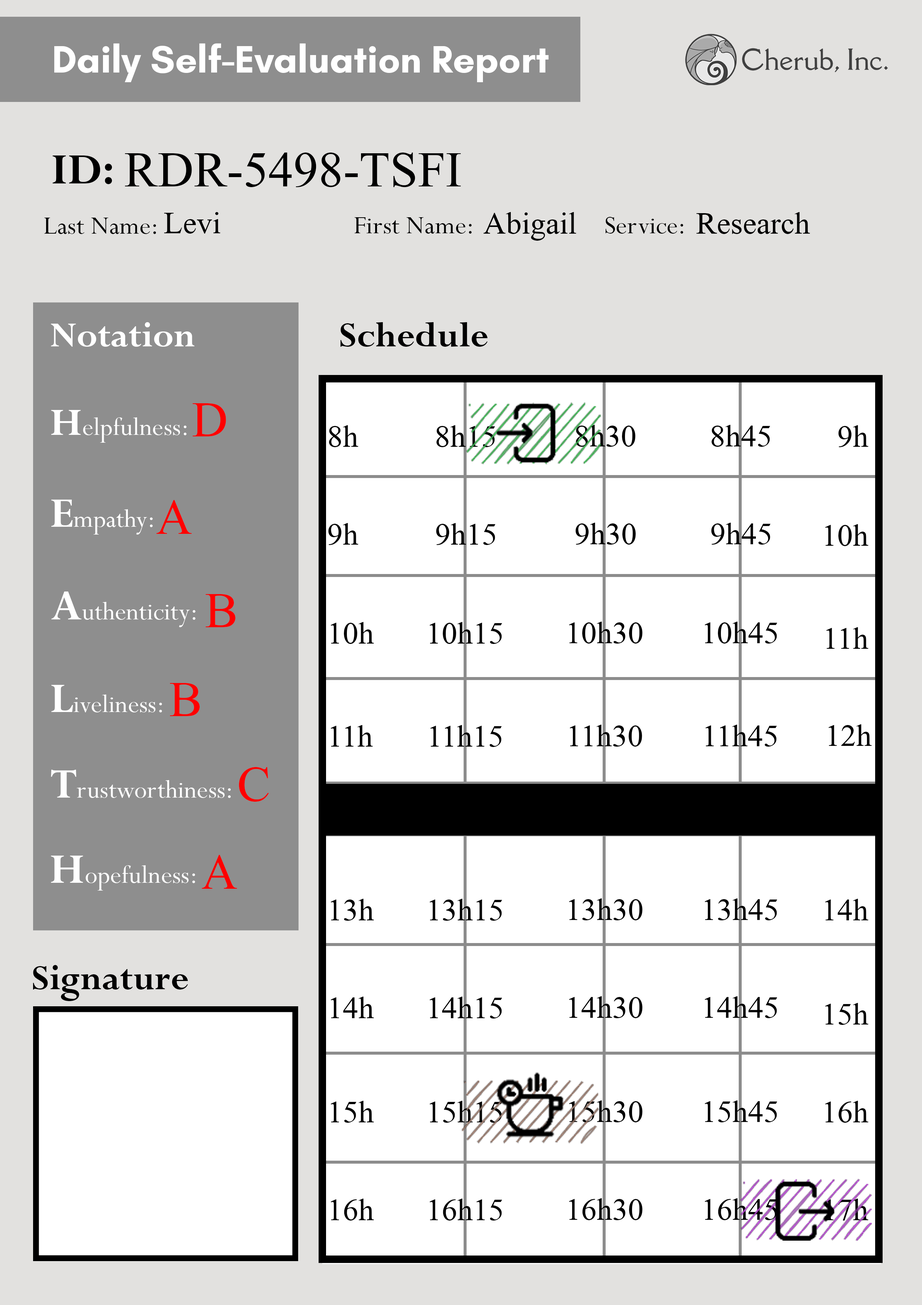
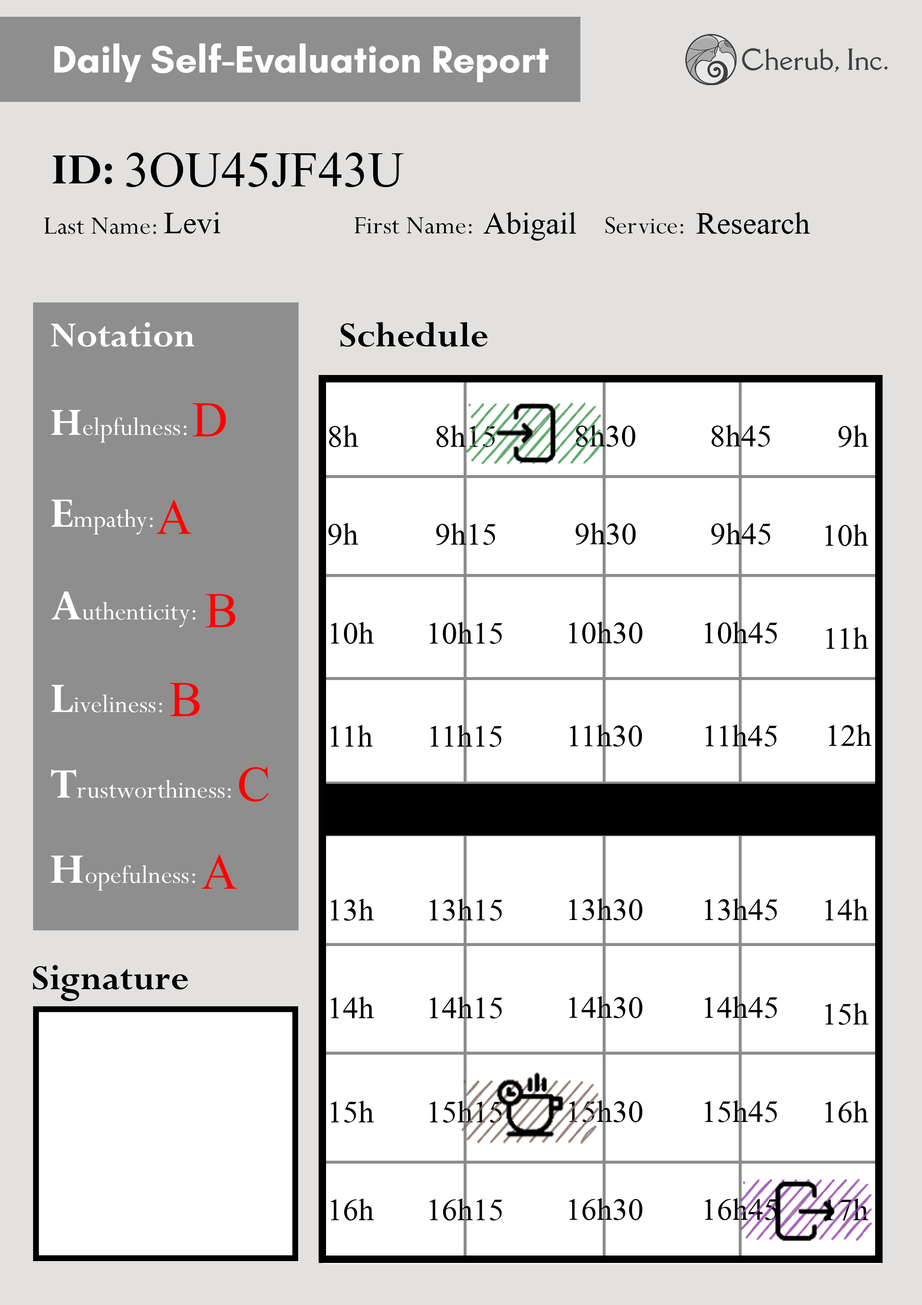
The second 922 x 1305 image is a revision of the first. Changes to its layers:
renamed "RDR-5498-TSFI" to "3OU45JF43U", painted on it over (124, 152, 462, 188)
